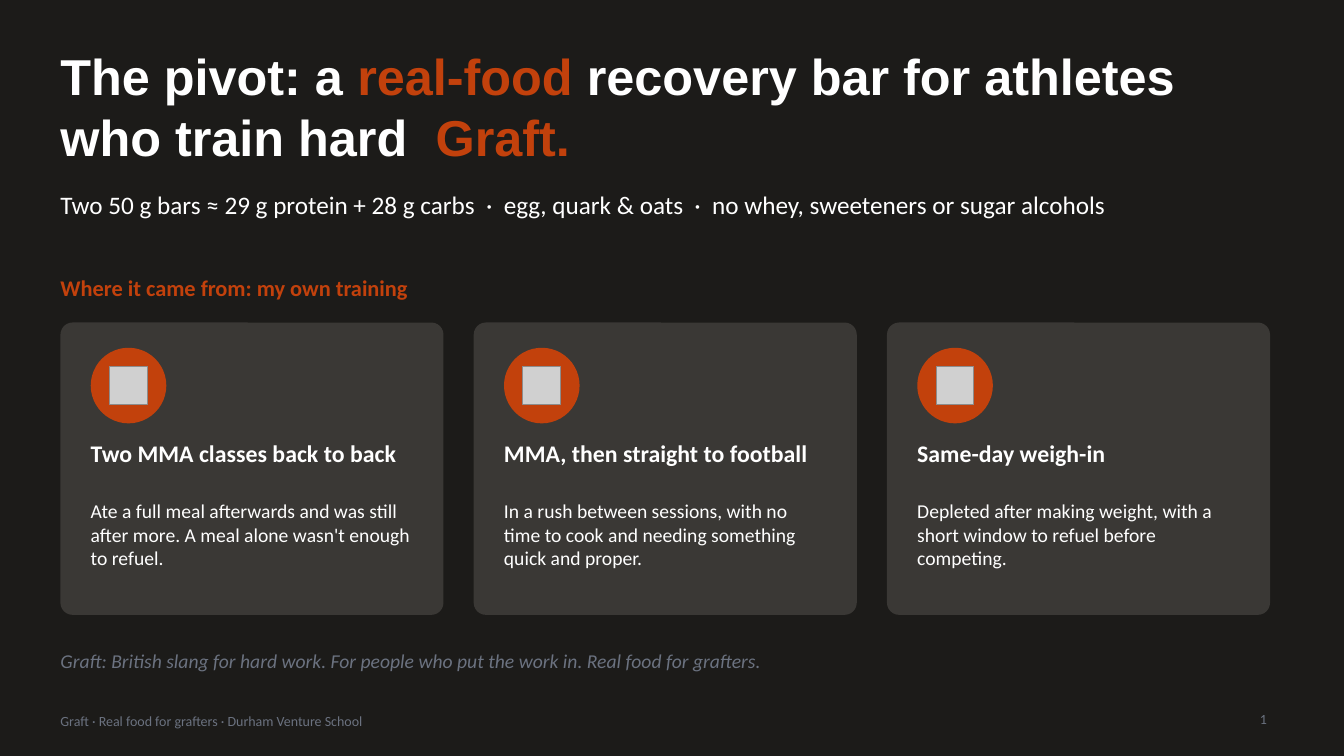
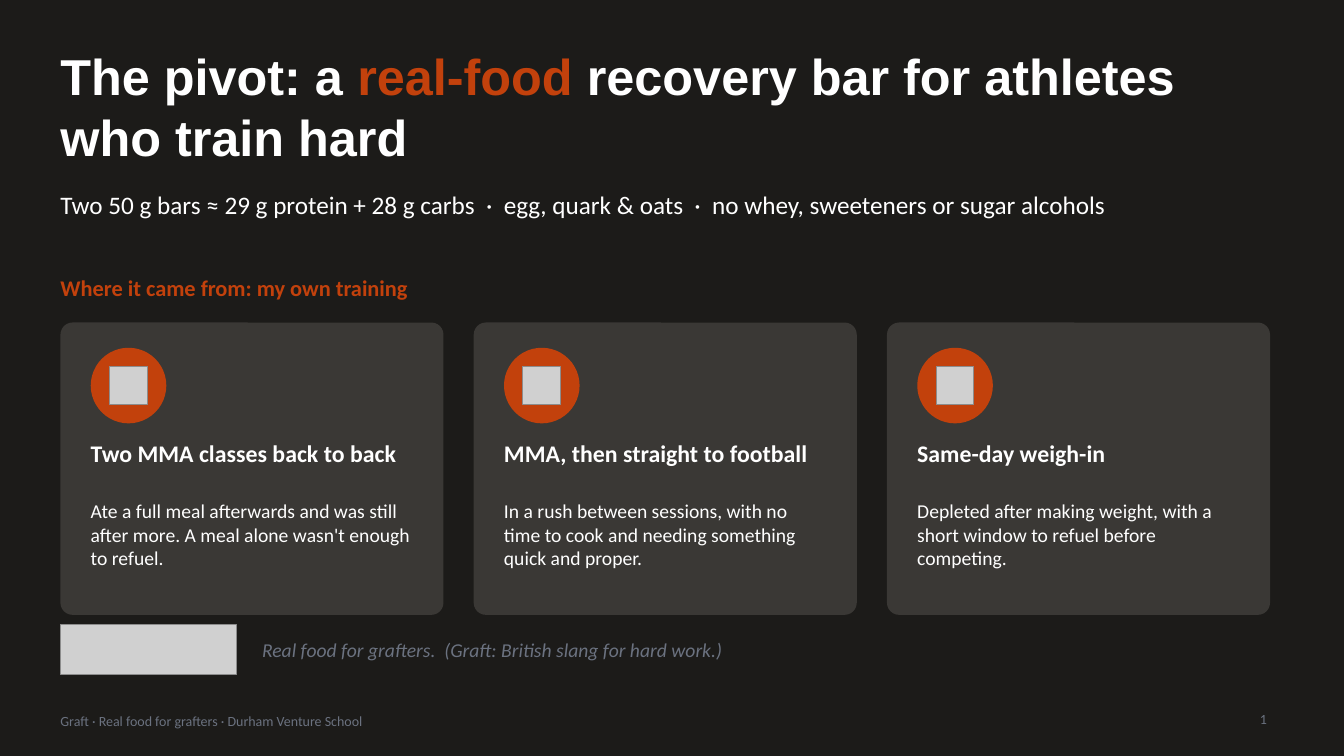
Before and after one commit to ewanh2005-alt/Ewan, a slide deck: slide 1 of 09-pitch/pitch-deck.pptx. Drawn at 1344x756 pixels with LibreOffice and Linux fonts; fonts in the diff are those of the drawing; grey boxes stand for pictures. Boxes give left, top, right and bottom in pixels: in the first picture for what was removed or moved away, otherwise in the second. Text is boxed around its words. In the diff, an @@ line names an element or a change of style, - is before the commit and + after.

```diff
--- a/09-pitch/pitch-deck.pptx
+++ b/09-pitch/pitch-deck.pptx
@@ title at (x1=60, y1=58, x2=1174, y2=157): text changed @@
-The pivot: a real-food recovery bar for athletes who train hard Graft.
+The pivot: a real-food recovery bar for athletes who train hard
@@ picture added at (x1=60, y1=625, x2=237, y2=675) @@
@@ text at (x1=262, y1=643, x2=722, y2=660): text changed @@
-Graft: British slang for hard work. For people who put the work in. Real food for grafters.
+Real food for grafters. (Graft: British slang for hard work.)
```
Also in this commit, not shown: 1 other slide changed, 14 other files.
